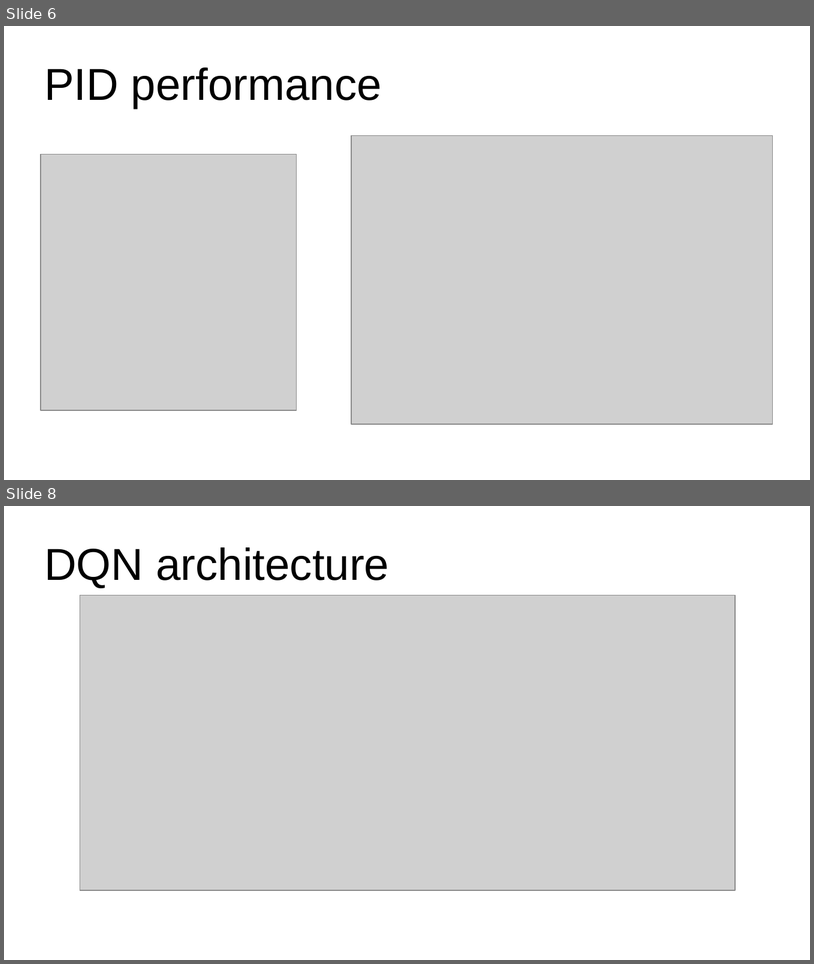
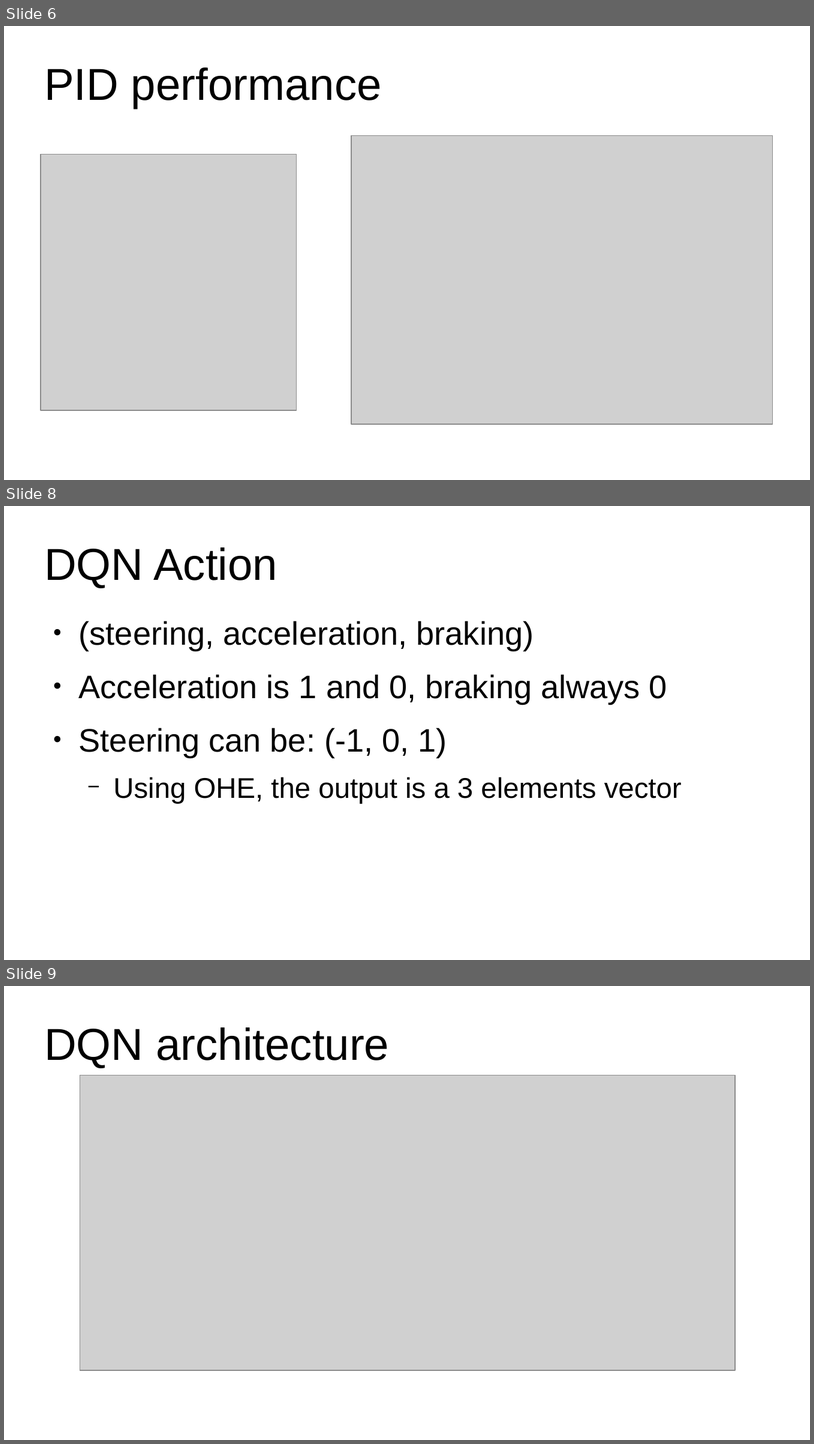
Before and after one commit to albertoZurini/magi, a slide deck: 1_anno/1_semestre/data_driven/proj/pres/Presentation.odp. Shown one above the other, each under a label of ours: slides 6 and 8 before the commit, slides 6, 8 and 9 after it; the slides between them are not shown. The pictures are 814x964 and 814x1444 pixels, drawn with LibreOffice and Linux fonts; fonts in the diff are those of the drawing; grey boxes stand for pictures. Boxes give left, top, right and bottom in pixels: in the first picture for what was removed or moved away, otherwise in the second. Text is boxed around its words. In the diff, an @@ line names an element or a change of style, - is before the commit and + after.

```diff
--- a/1_anno/1_semestre/data_driven/proj/pres/Presentation.odp
+++ b/1_anno/1_semestre/data_driven/proj/pres/Presentation.odp
@@ slide 8 added at <box>4,506,810,960</box>, background #FFFFFF @@
@@ title added at <box>44,547,278,588</box>, 44 pt, text #000000 @@
+DQN Action
@@ text added at <box>79,621,682,804</box>, 32 pt, text #000000 @@
+● (steering, acceleration, braking)
+● Acceleration is 1 and 0, braking always 0
+● Steering can be: (-1, 0, 1)
+  − Using OHE, the output is a 3 elements vector
@@ what was slide 8 is now slide 9 @@
```
Also in this commit, not shown: 5 slides changed, 3 other slides added, 1 slide removed, 12 other files.
